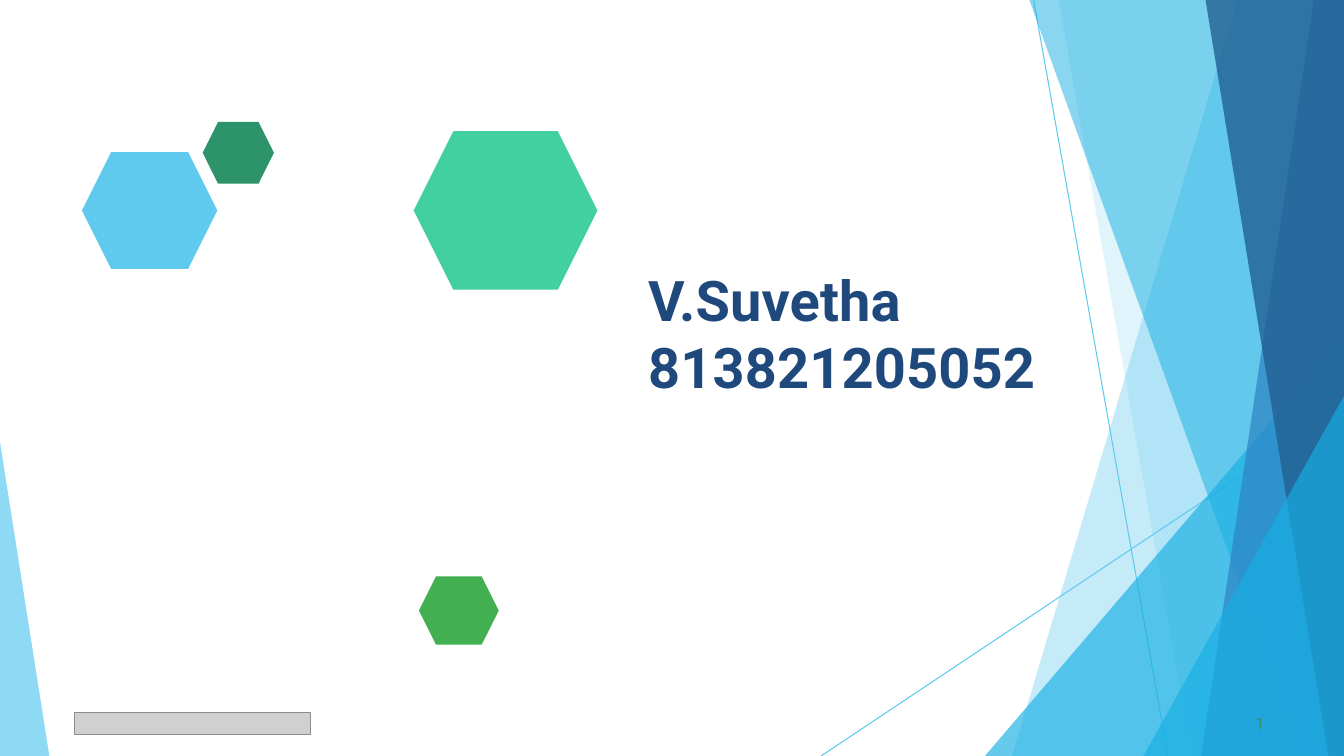
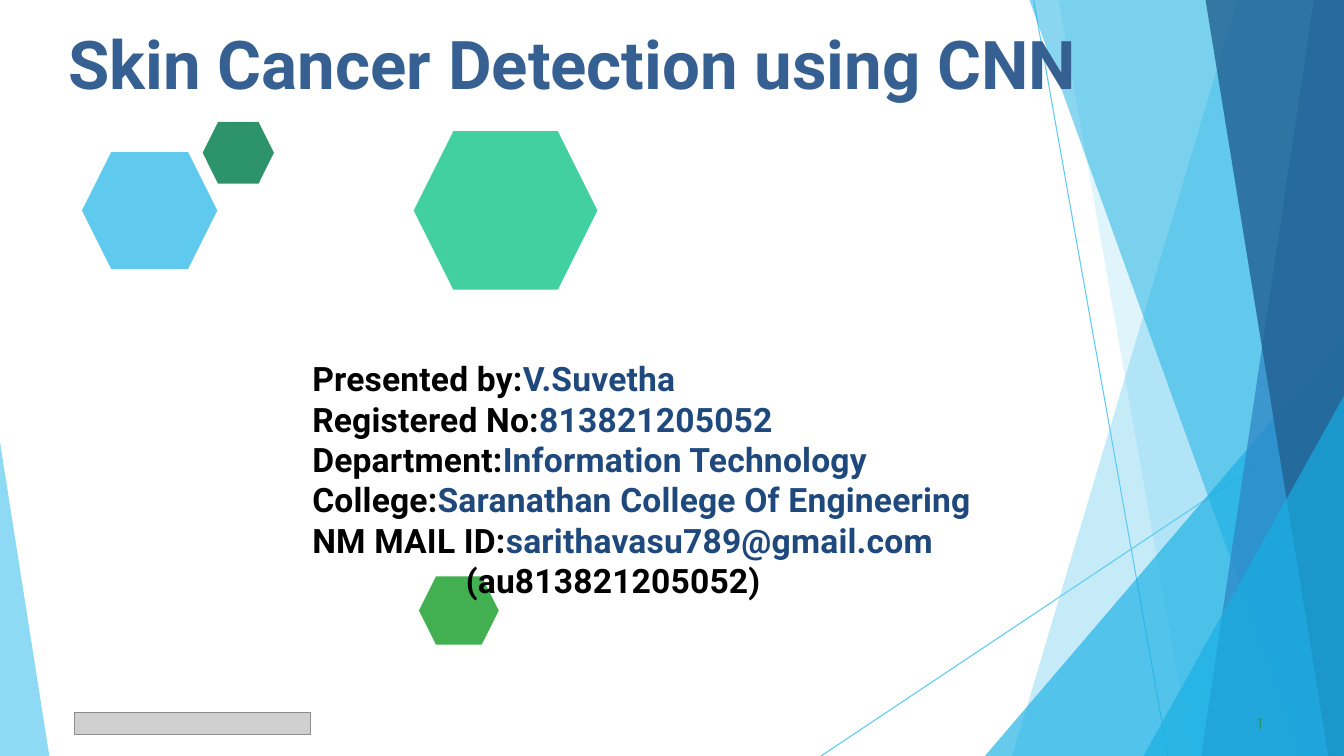
Before and after one commit to Vsuvetha/TNSDC-Generative-AI, a slide deck: slide 1 of skin cancer detection.pptx. Drawn at 1344x756 pixels with LibreOffice and Linux fonts; fonts in the diff are those of the drawing; grey boxes stand for pictures. Boxes give left, top, right and bottom in pixels: in the first picture for what was removed or moved away, otherwise in the second. Text is boxed around its words. In the diff, an @@ line names an element or a change of style, - is before the commit and + after.

```diff
--- a/skin cancer detection.pptx
+++ b/skin cancer detection.pptx
@@ text added at [69,27,1076,105], 48 pt, text #376092, bold @@
+Skin Cancer Detection using CNN
@@ title at [312,365,970,601]: text changed; size 40 to 24 pt @@
-V.Suvetha
-813821205052
+Presented by:V.Suvetha
+Registered No:813821205052
+Department:Information Technology
+College:Saranathan College Of Engineering
+NM MAIL ID:sarithavasu789@gmail.com
+(au813821205052)
```
